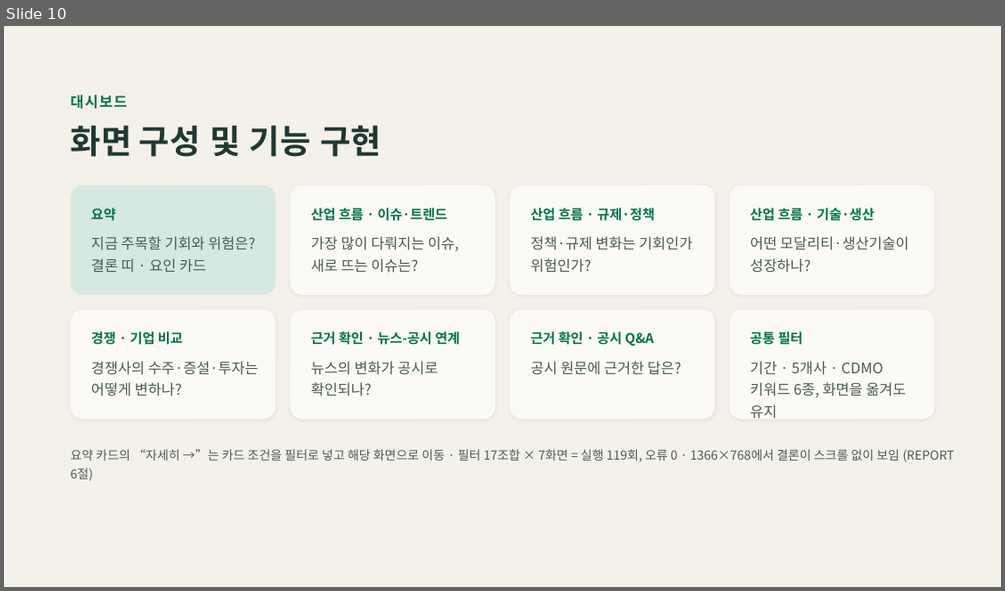
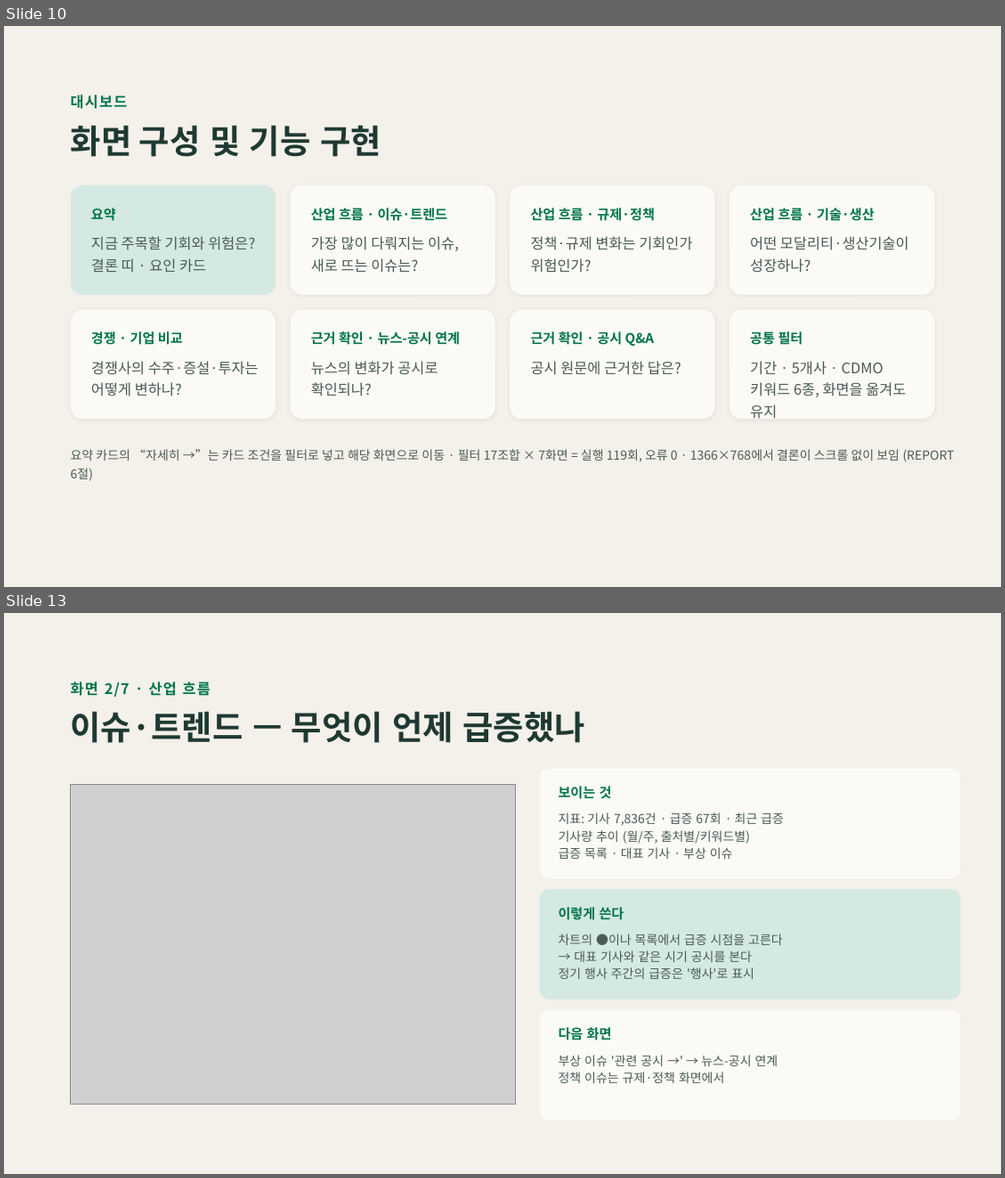
Before and after one commit to AI-Campus-1st/mid_proj_bio, a slide deck: docs/07_project-management/CDMO 이슈 대시보드 발표 수정2.pptx. Shown one above the other, each under a label of ours: slide 10 before the commit, slides 10 and 13 after it; the slides between them are not shown. The pictures are 1005x591 and 1005x1178 pixels, drawn with LibreOffice and Linux fonts; fonts in the diff are those of the drawing; grey boxes stand for pictures. Boxes give left, top, right and bottom in pixels: in the first picture for what was removed or moved away, otherwise in the second. Text is boxed around its words. In the diff, an @@ line names an element or a change of style, - is before the commit and + after.

```diff
--- a/docs/07_project-management/CDMO 이슈 대시보드 발표 수정2.pptx
+++ b/docs/07_project-management/CDMO 이슈 대시보드 발표 수정2.pptx
@@ slide 13 added at (4,613,1001,1174), background #F4F1EA @@
@@ text added at (71,682,210,697), 14 pt, text #00754A, bold @@
+화면 2/7 · 산업 흐름
@@ text added at (71,711,585,743), 32 pt, text #1E3932, bold @@
+이슈·트렌드 — 무엇이 언제 급증했나
@@ rounded rectangle added at (540,769,961,878), fill #FBFAF6 @@
@@ picture added at (71,785,515,1104) @@
@@ text added at (558,786,612,799), 13 pt, text #00754A, bold @@
+보이는 것
@@ text added at (558,812,784,859), 12 pt, text #4A5A54 @@
+지표: 기사 7,836건 · 급증 67회 · 최근 급증
+기사량 추이 (월/주, 출처별/키워드별)
+급증 목록 · 대표 기사 · 부상 이슈
@@ rounded rectangle added at (540,889,961,999), fill #D4E9E2 @@
@@ text added at (558,907,624,920), 13 pt, text #00754A, bold @@
+이렇게 쓴다
@@ text added at (558,933,783,979), 12 pt, text #4A5A54 @@
+차트의 ●이나 목록에서 급증 시점을 고른다
+→ 대표 기사와 같은 시기 공시를 본다
+정기 행사 주간의 급증은 '행사'로 표시
@@ rounded rectangle added at (540,1010,961,1120), fill #FBFAF6 @@
@@ text added at (558,1027,612,1040), 13 pt, text #00754A, bold @@
+다음 화면
@@ text added at (558,1054,778,1083), 12 pt, text #4A5A54 @@
+부상 이슈 '관련 공시 →' → 뉴스-공시 연계
+정책 이슈는 규제·정책 화면에서
```
Also in this commit, not shown: 7 other slides added, 1 other file.
